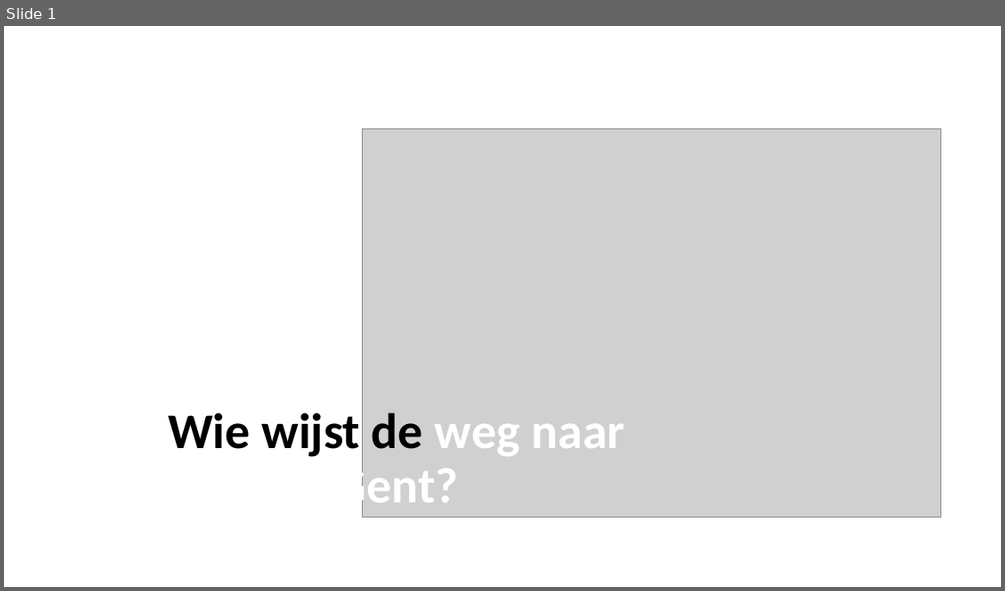
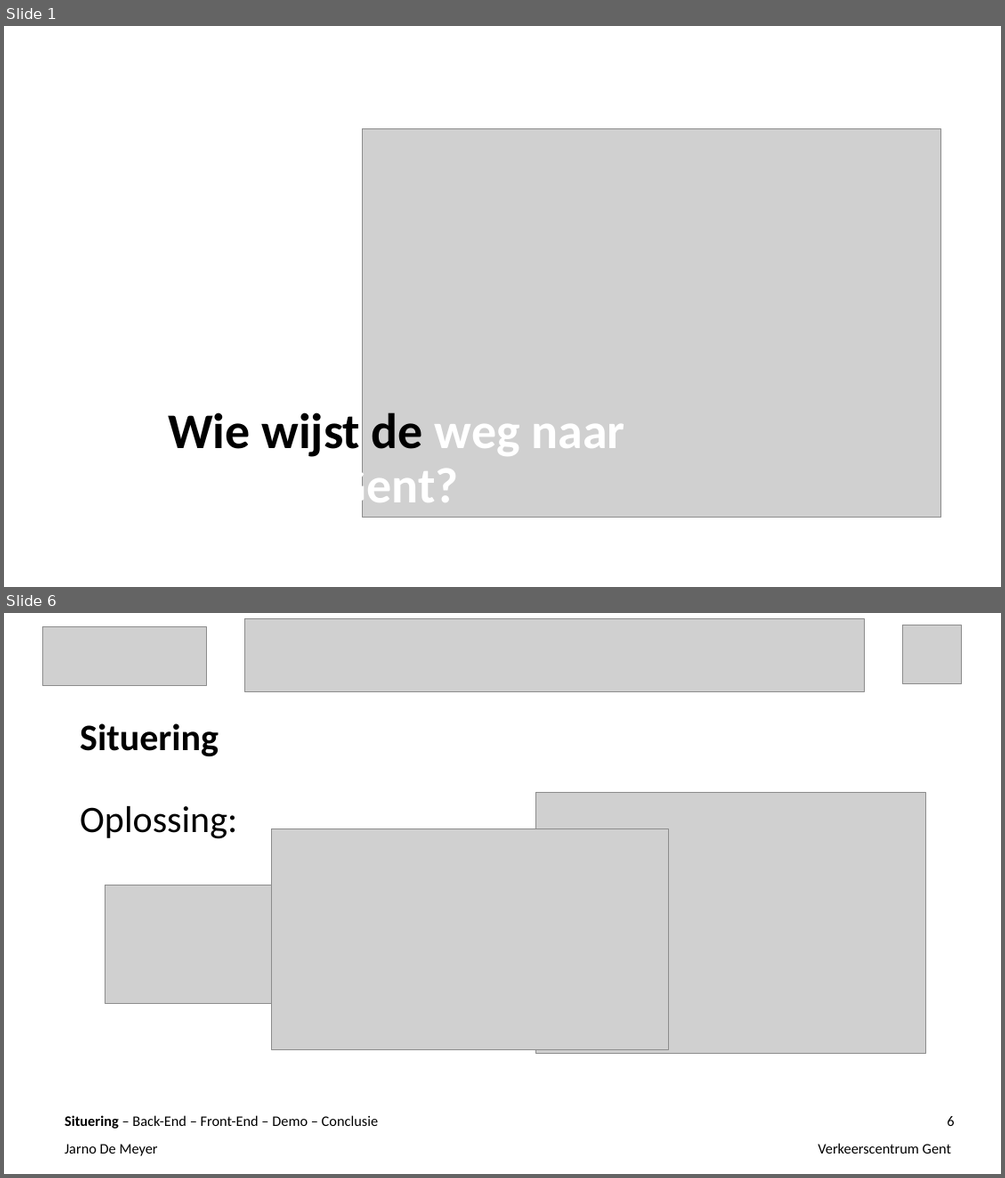
Before and after one commit to ghentlivinglab/Traffic-Travel-Time-Analyzer-1, a slide deck: Einddocumentatie/Presentatie.ppt. Shown one above the other, each under a label of ours: slide 1 before the commit, slides 1 and 6 after it; the slides between them are not shown. The pictures are 1005x591 and 1005x1178 pixels, drawn with LibreOffice and Linux fonts; fonts in the diff are those of the drawing; grey boxes stand for pictures; background and template pictures are left out. Boxes give left, top, right and bottom in pixels: in the first picture for what was removed or moved away, otherwise in the second. Text is boxed around its words. In the diff, an @@ line names an element or a change of style, - is before the commit and + after.

```diff
--- a/Einddocumentatie/Presentatie.ppt
+++ b/Einddocumentatie/Presentatie.ppt
@@ slide 6 added at [4, 613, 1001, 1174], background #FFFFFF @@
@@ picture added at [43, 627, 206, 686] @@
@@ picture added at [245, 618, 864, 691] @@
@@ picture added at [902, 625, 962, 684] @@
@@ text added at [80, 723, 237, 839], 36 pt, text #000000 @@
+Situering
+Oplossing:
@@ picture added at [536, 792, 925, 1053] @@
@@ picture added at [272, 829, 668, 1049] @@
@@ picture added at [105, 885, 404, 1002] @@
@@ text added at [65, 1115, 378, 1128], 14 pt, text #000000 @@
+Situering – Back-End – Front-End – Demo – Conclusie
@@ page number added at [947, 1116, 954, 1126], 14 pt, text #000000 @@
+6
@@ text added at [65, 1143, 158, 1156], 14 pt, text #000000 @@
+Jarno De Meyer
@@ text added at [817, 1143, 951, 1153], 14 pt, text #000000 @@
+Verkeerscentrum Gent
```
Also in this commit, not shown: 21 slides changed, 5 other slides added, 1 slide removed, 1 other file.
